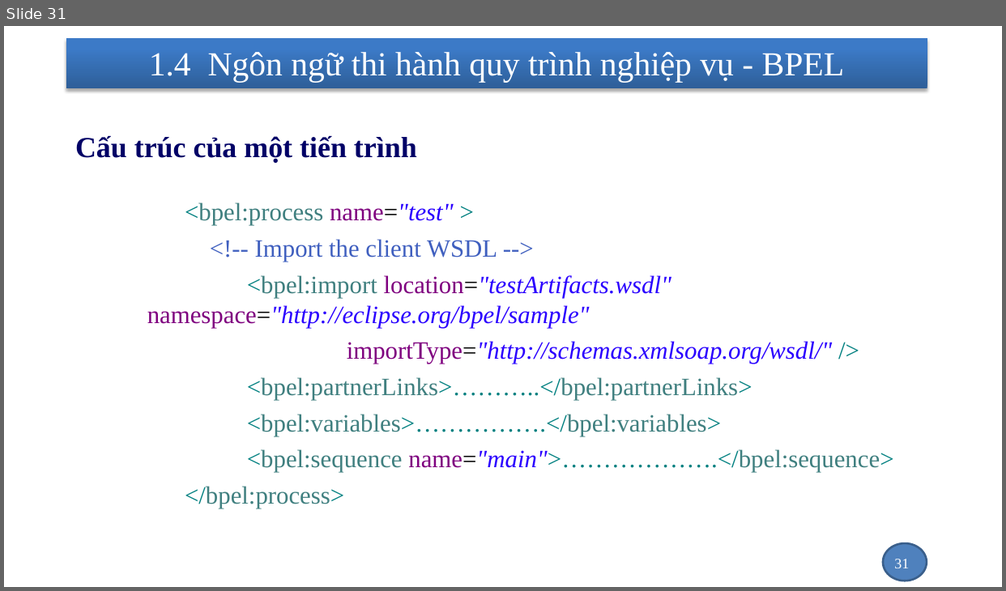
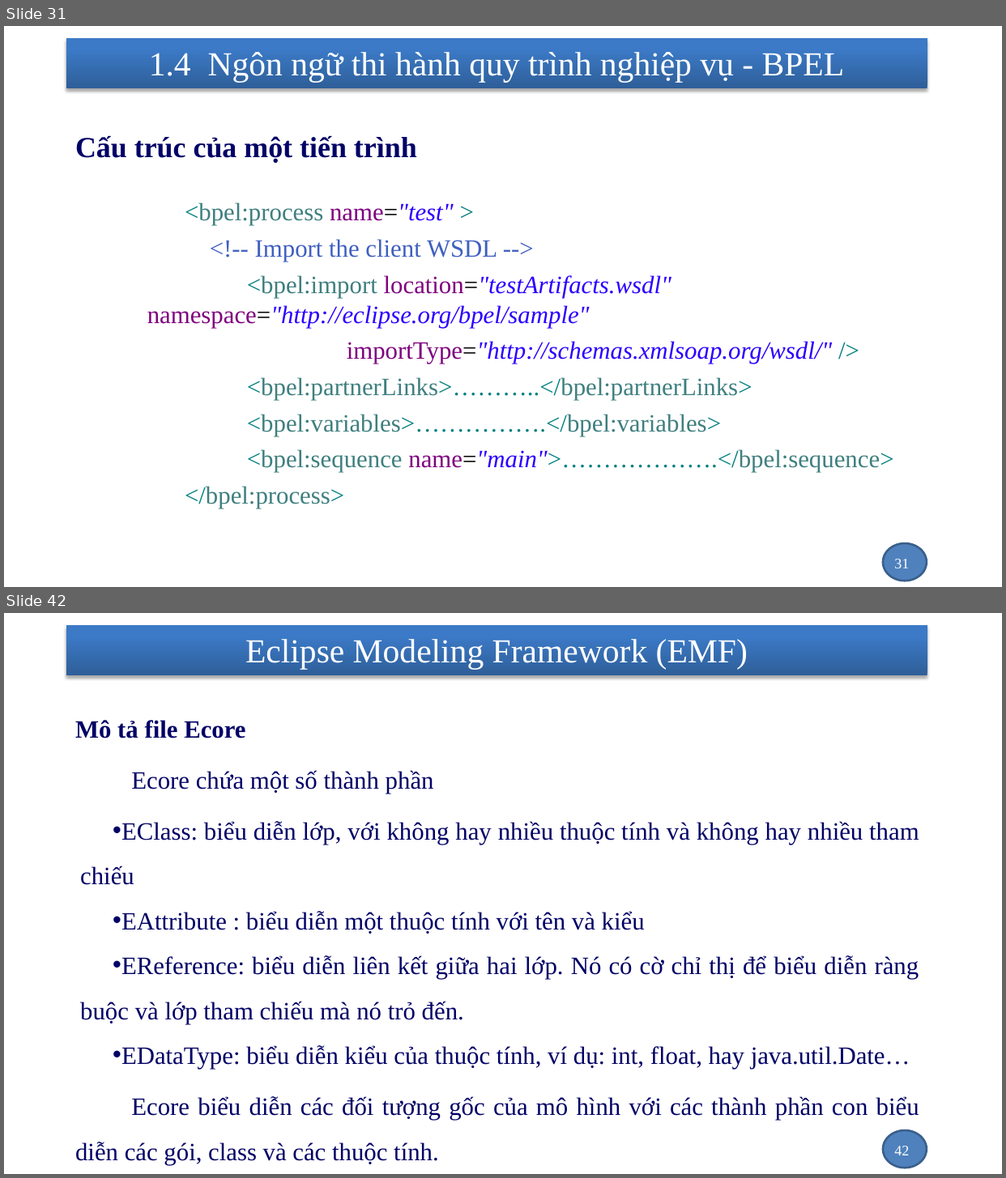
Before and after one commit to nhanhnt/LUANVAN, a slide deck: WORD/luanvan_nhanhnt_ver1.pptx. Shown one above the other, each under a label of ours: slide 31 before the commit, slides 31 and 42 after it; the slides between them are not shown. The pictures are 1006x591 and 1006x1178 pixels, drawn with LibreOffice and Linux fonts; fonts in the diff are those of the drawing; background and template pictures are left out. Boxes give left, top, right and bottom in pixels: in the first picture for what was removed or moved away, otherwise in the second. Text is boxed around its words. In the diff, an @@ line names an element or a change of style, - is before the commit and + after.

```diff
--- a/WORD/luanvan_nhanhnt_ver1.pptx
+++ b/WORD/luanvan_nhanhnt_ver1.pptx
@@ slide 42 added at [4,613,1002,1174], background picture (left out); not listed: 2 template elements that a slide beside it also shows @@
@@ title added at [245,639,748,670], 32.4 pt, text #FFFFFF @@
+Eclipse Modeling Framework (EMF)
@@ text added at [75,720,919,1165], 24 pt, text #000066 @@
+    Mô tả file Ecore
+    Ecore chứa một số thành phần
+    • EClass: biểu diễn lớp, với không hay nhiều thuộc tính và không hay nhiều tham chiếu
+    • EAttribute : biểu diễn một thuộc tính với tên và kiểu
+    • EReference: biểu diễn liên kết giữa hai lớp. Nó có cờ chỉ thị để biểu diễn ràng buộc và lớp tham chiếu mà nó trỏ đến.
+    • EDataType: biểu diễn kiểu của thuộc tính, ví dụ: int, float, hay java.util.Date…
+    Ecore biểu diễn các đối tượng gốc của mô hình với các thành phần con biểu diễn các gói, class và các thuộc tính.
@@ page number added at [894,1146,909,1156], 14 pt, text #FFFFFF @@
+42
```
Also in this commit, not shown: 1 slide changed, 11 other slides added, 1 slide removed, 1 other file.
